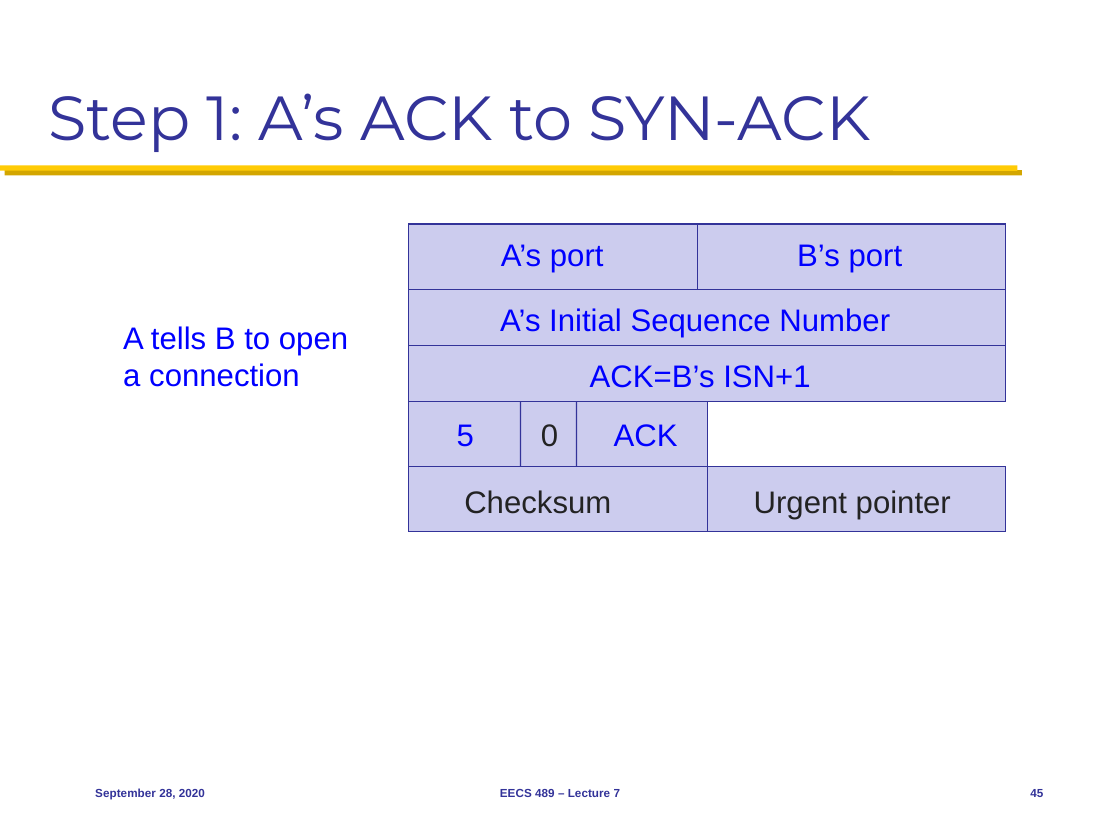
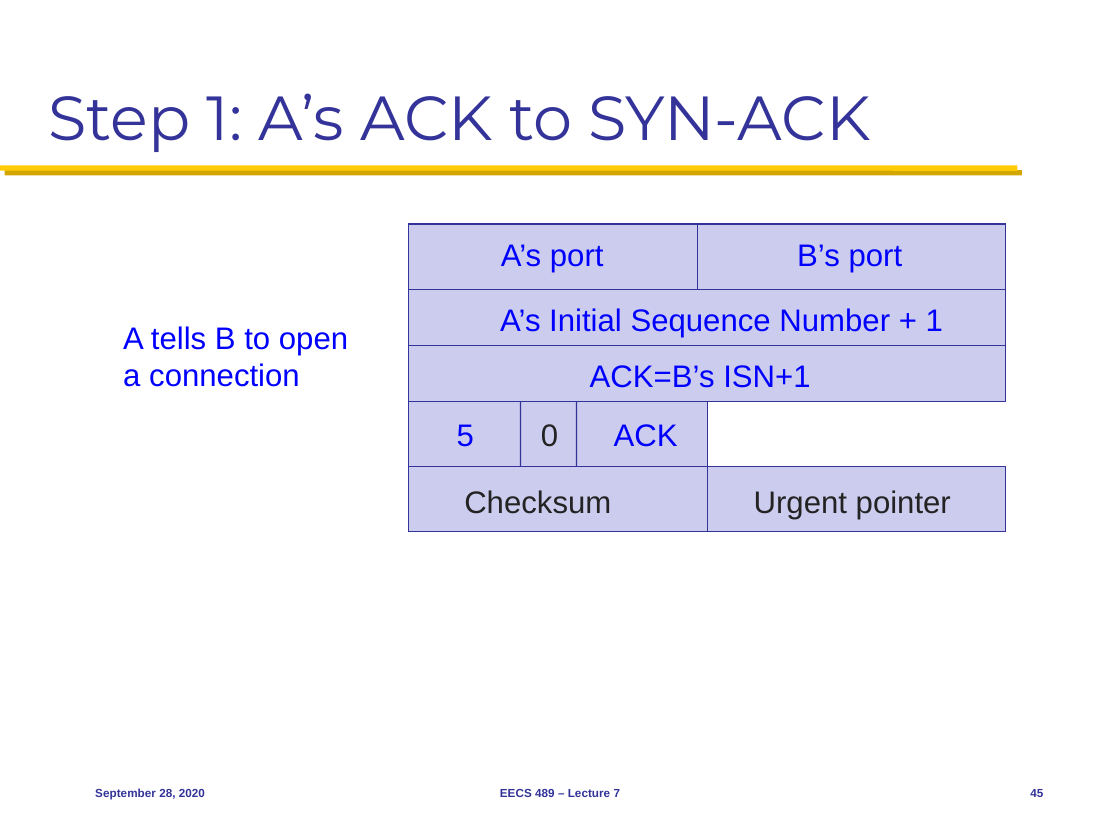
Before and after one commit to mosharaf/eecs489, a slide deck: slide 45 of Slides/092820.pptx. Drawn at 1120x840 pixels with LibreOffice and Linux fonts; fonts in the diff are those of the drawing. Boxes give left, top, right and bottom in pixels: in the first picture for what was removed or moved away, otherwise in the second. Text is boxed around its words. In the diff, an @@ line names an element or a change of style, - is before the commit and + after.

Commit message:
Bug fix in Sep 28 Slide 45

```diff
--- a/Slides/092820.pptx
+++ b/Slides/092820.pptx
@@ text at bbox=[500, 308, 943, 337]: text changed @@
-A’s Initial Sequence Number
+A’s Initial Sequence Number + 1
```
Also in this commit, not shown: 1 other file.
